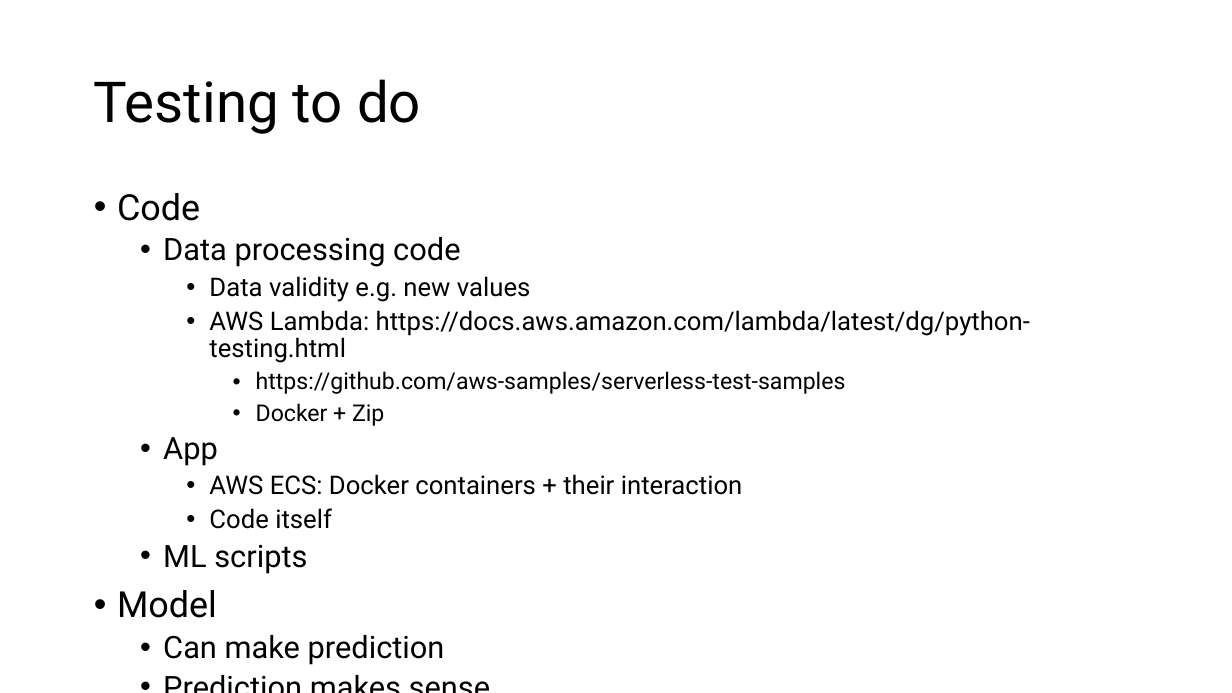
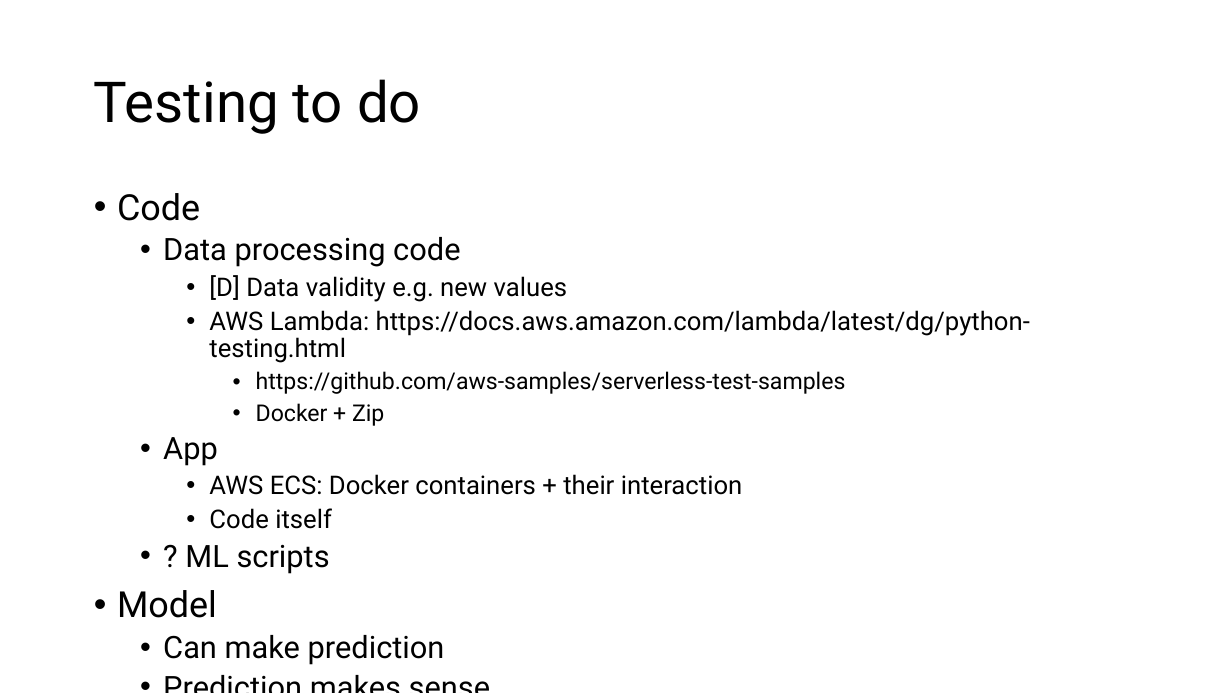
Before and after one commit to ziyu-toh/hdb-resale-prediction, a slide deck: slide 7 of docs/Architecture Overview.pptx. Drawn at 1232x693 pixels with LibreOffice and Linux fonts; fonts in the diff are those of the drawing. Boxes give left, top, right and bottom in pixels: in the first picture for what was removed or moved away, otherwise in the second. Text is boxed around its words. In the diff, an @@ line names an element or a change of style, - is before the commit and + after.

Commit message:
added checking difference in numerical distributino for data validation

```diff
--- a/docs/Architecture Overview.pptx
+++ b/docs/Architecture Overview.pptx
@@ text at (x1=209, y1=275, x2=568, y2=302): text changed @@
-    • Data validity e.g. new values
+    • [D] Data validity e.g. new values
@@ text at (x1=185, y1=545, x2=330, y2=574): text changed @@
-  • ML scripts
+  • ? ML scripts
```
Also in this commit, not shown: 2 other slides changed, 1 other file.
